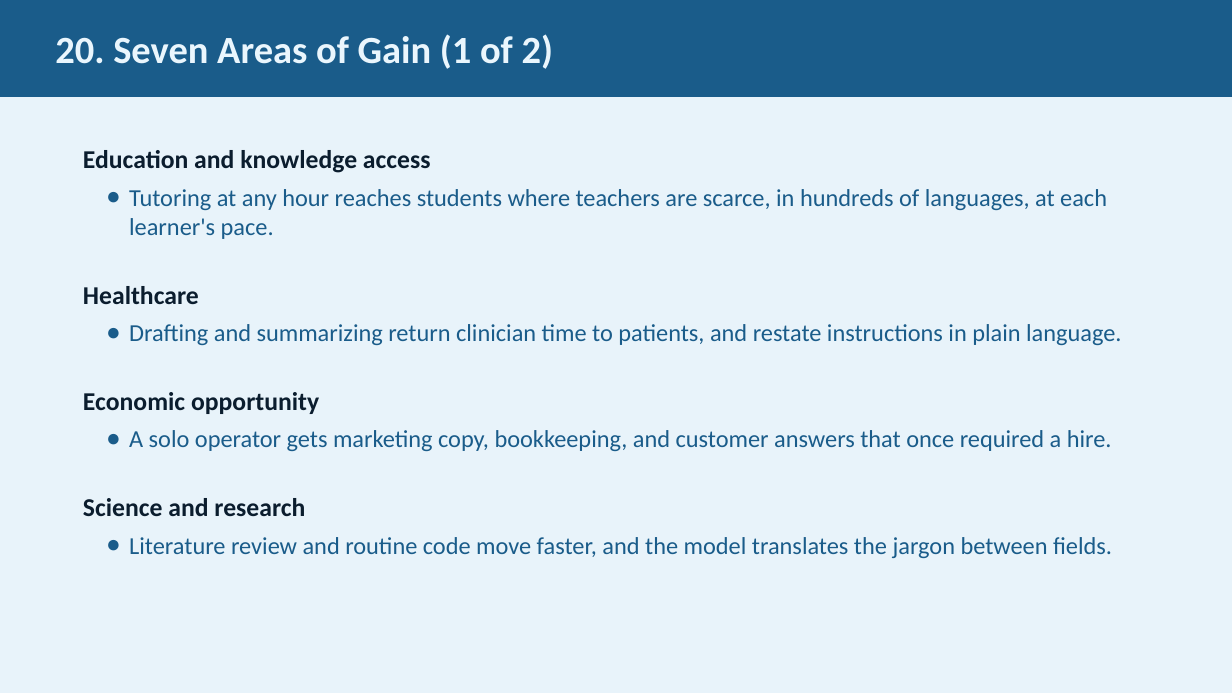
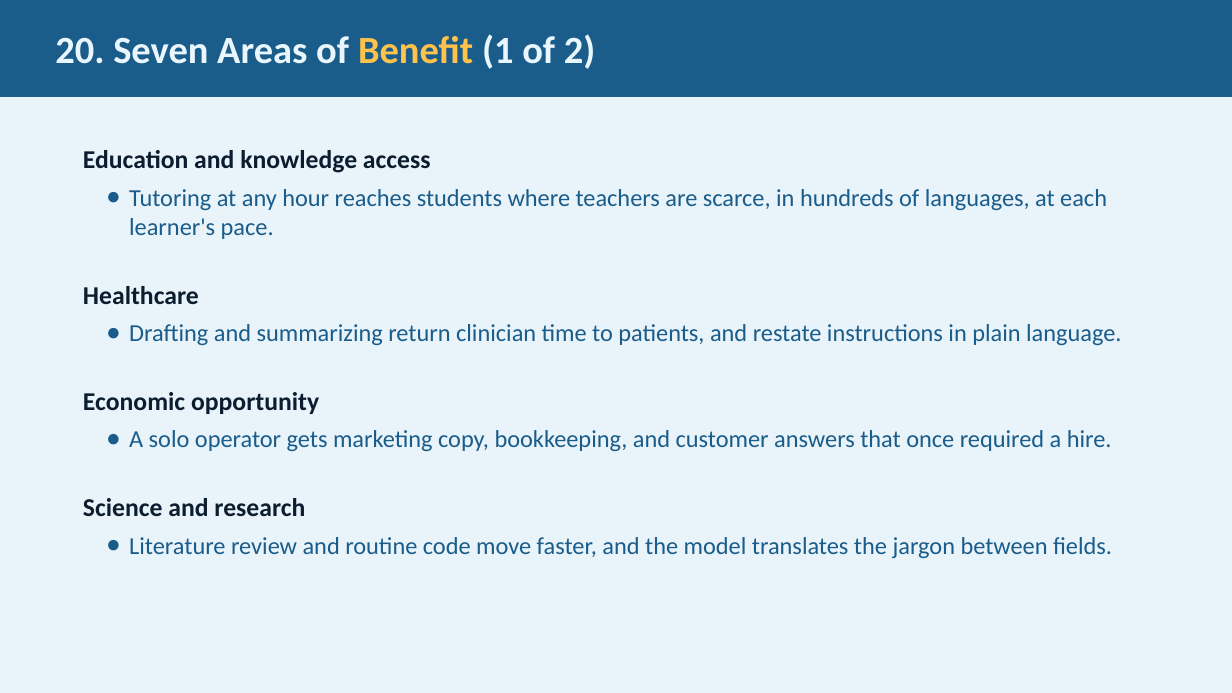
Before and after one commit to JimFawcett/NewSite, a slide deck: slide 20 of AI Presentation 2026/AI_Presentation.pptx. Drawn at 1232x693 pixels with LibreOffice and Linux fonts; fonts in the diff are those of the drawing. Boxes give left, top, right and bottom in pixels: in the first picture for what was removed or moved away, otherwise in the second. Text is boxed around its words. In the diff, an @@ line names an element or a change of style, - is before the commit and + after.

```diff
--- a/AI Presentation 2026/AI_Presentation.pptx
+++ b/AI Presentation 2026/AI_Presentation.pptx
@@ text in rectangle at [55, 34, 595, 69]: text changed @@
-20. Seven Areas of Gain (1 of 2)
+20. Seven Areas of Benefit (1 of 2)
```
Also in this commit, not shown: 14 other slides changed, 1 other file.
